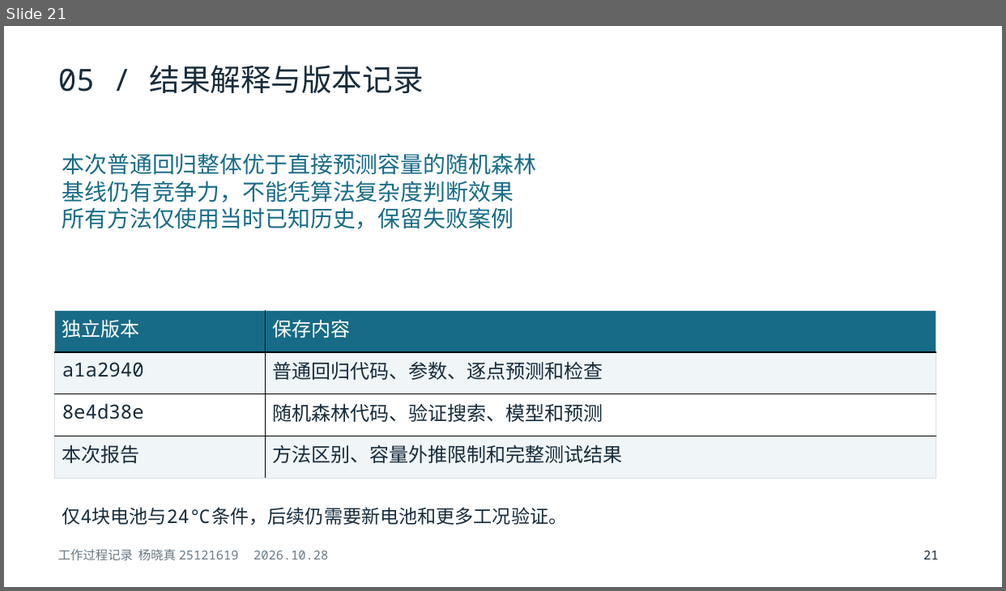
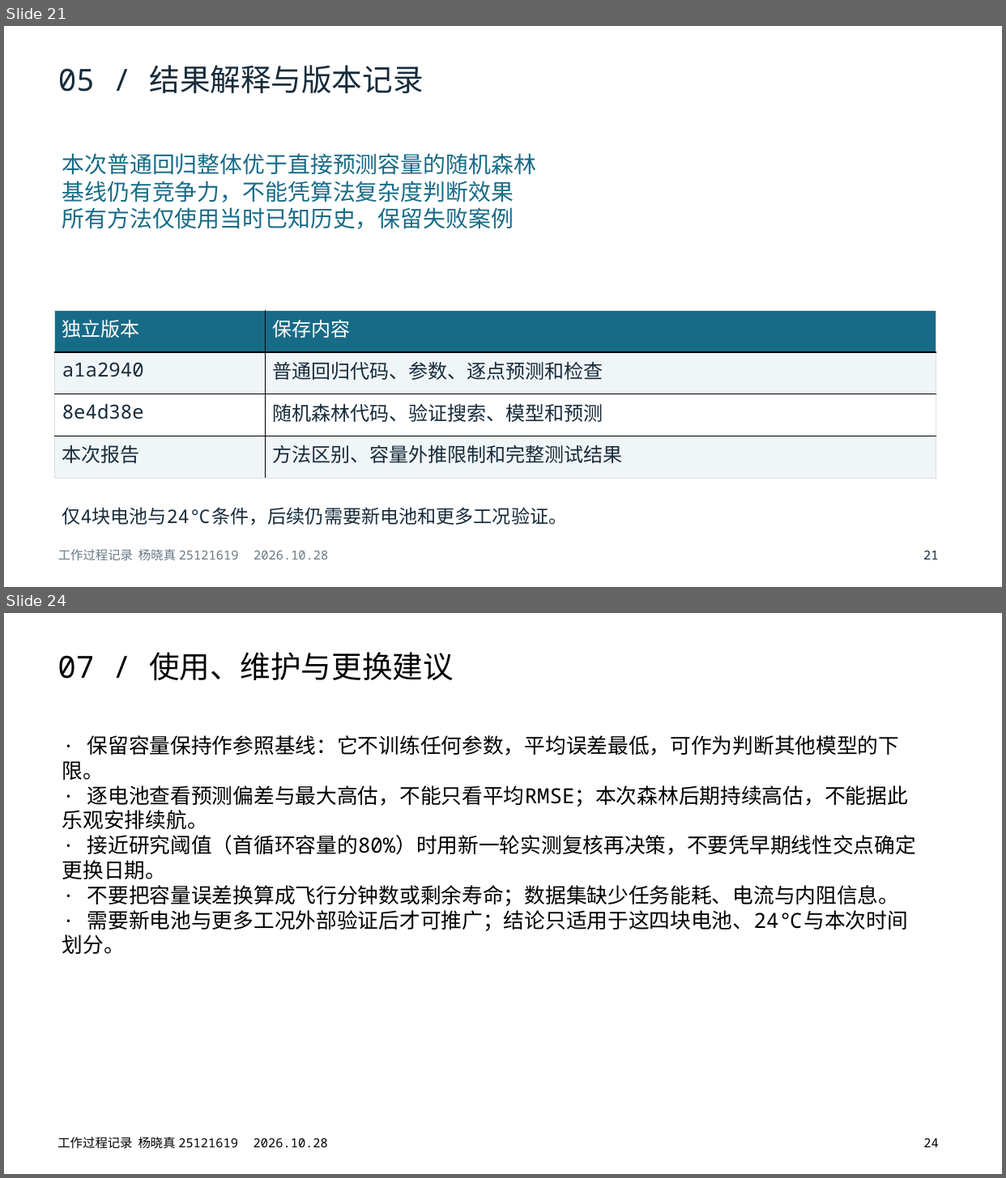
Before and after one commit to yxz666-Y/python-midterm-pre, a slide deck: deliverables/题目三_工作过程.pptx. Shown one above the other, each under a label of ours: slide 21 before the commit, slides 21 and 24 after it; the slides between them are not shown. The pictures are 1006x591 and 1006x1178 pixels, drawn with LibreOffice and Linux fonts; fonts in the diff are those of the drawing. Boxes give left, top, right and bottom in pixels: in the first picture for what was removed or moved away, otherwise in the second. Text is boxed around its words. In the diff, an @@ line names an element or a change of style, - is before the commit and + after.

Commit message:
ppt: 过程PPT补充第九步不确定性与维护建议三页
第22页误差方向与容量高估风险、第23页提前预警与寿命外推的不确定性、第24页使用维护与更换建议；数字取自results/step09。新增tools/append_ppt_pages.py，重复运行不会重复追加。

```diff
--- a/deliverables/题目三_工作过程.pptx
+++ b/deliverables/题目三_工作过程.pptx
@@ slide 24 added at box(4, 613, 1002, 1174), background #FFFFFF @@
@@ text added at box(57, 652, 454, 680), 29.2 pt, text #000000 @@
+07 / 使用、维护与更换建议
@@ text added at box(62, 735, 916, 954), 20 pt, text #000000 @@
+· 保留容量保持作参照基线：它不训练任何参数，平均误差最低，可作为判断其他模型的下限。
+· 逐电池查看预测偏差与最大高估，不能只看平均RMSE；本次森林后期持续高估，不能据此乐观安排续航。
+· 接近研究阈值（首循环容量的80%）时用新一轮实测复核再决策，不要凭早期线性交点确定更换日期。
+· 不要把容量误差换算成飞行分钟数或剩余寿命；数据集缺少任务能耗、电流与内阻信息。
+· 需要新电池与更多工况外部验证后才可推广；结论只适用于这四块电池、24℃与本次时间划分。
@@ text added at box(57, 1137, 328, 1149), 12 pt, text #000000 @@
+工作过程记录 杨晓真 25121619 2026.10.28
@@ text added at box(923, 1139, 938, 1148), 12 pt, text #000000 @@
+24
```
Also in this commit, not shown: 2 other slides added, 2 other files.
